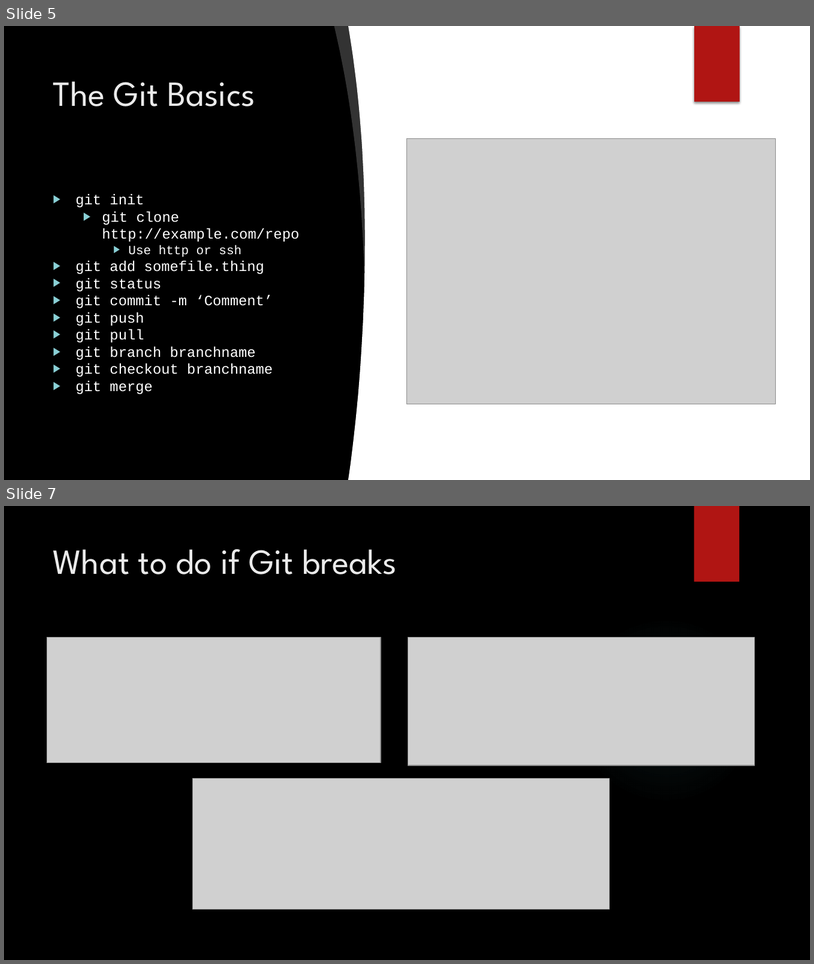
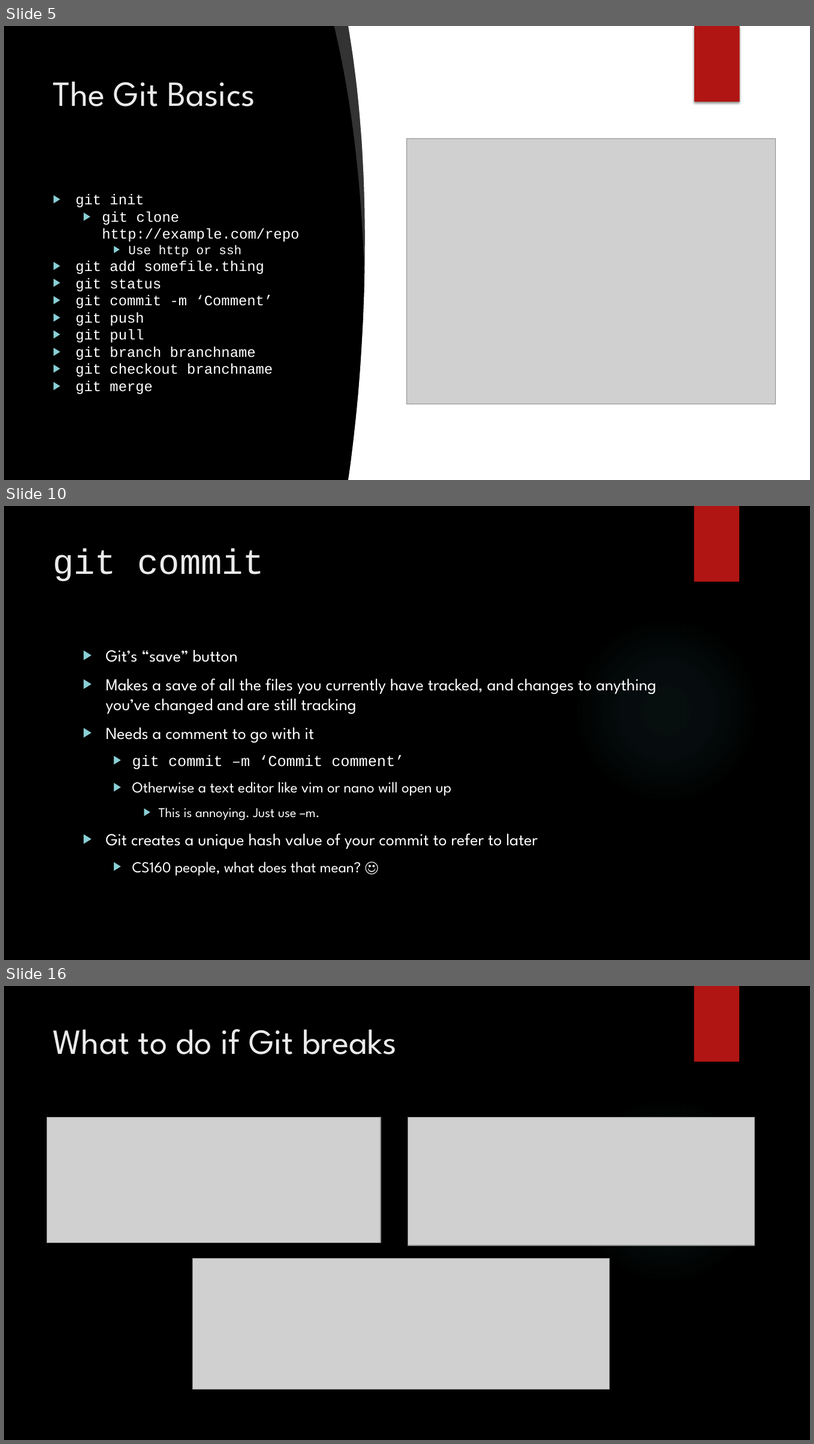
Before and after one commit to dvdmuckle/git101, a slide deck: Git 101.pptx. Shown one above the other, each under a label of ours: slides 5 and 7 before the commit, slides 5, 10 and 16 after it; the slides between them are not shown. The pictures are 814x964 and 814x1444 pixels, drawn with LibreOffice and Linux fonts; fonts in the diff are those of the drawing; grey boxes stand for pictures; background and template pictures are left out. Boxes give left, top, right and bottom in pixels: in the first picture for what was removed or moved away, otherwise in the second. Text is boxed around its words. In the diff, an @@ line names an element or a change of style, - is before the commit and + after.

```diff
--- a/Git 101.pptx
+++ b/Git 101.pptx
@@ slide 10 added at (4,506,810,960), background picture (left out); not listed: 2 template elements that a slide beside it also shows @@
@@ title added at (53,549,264,581), 42 pt, text #EBEBEB @@
+git commit
@@ text added at (106,649,657,876), 20 pt, text #FFFFFF @@
+▶ Git’s “save” button
+▶ Makes a save of all the files you currently have tracked, and changes to anything you’ve changed and are still tracking
+▶ Needs a comment to go with it
+  ▶ git commit –m ‘Commit comment’
+  ▶ Otherwise a text editor like vim or nano will open up
+    ▶ This is annoying. Just use –m.
+▶ Git creates a unique hash value of your commit to refer to later
+  ▶ CS160 people, what does that mean? ☺
@@ what was slide 7 is now slide 16 @@
```
Also in this commit, not shown: 2 slides changed, 9 other slides added, 1 other file.
